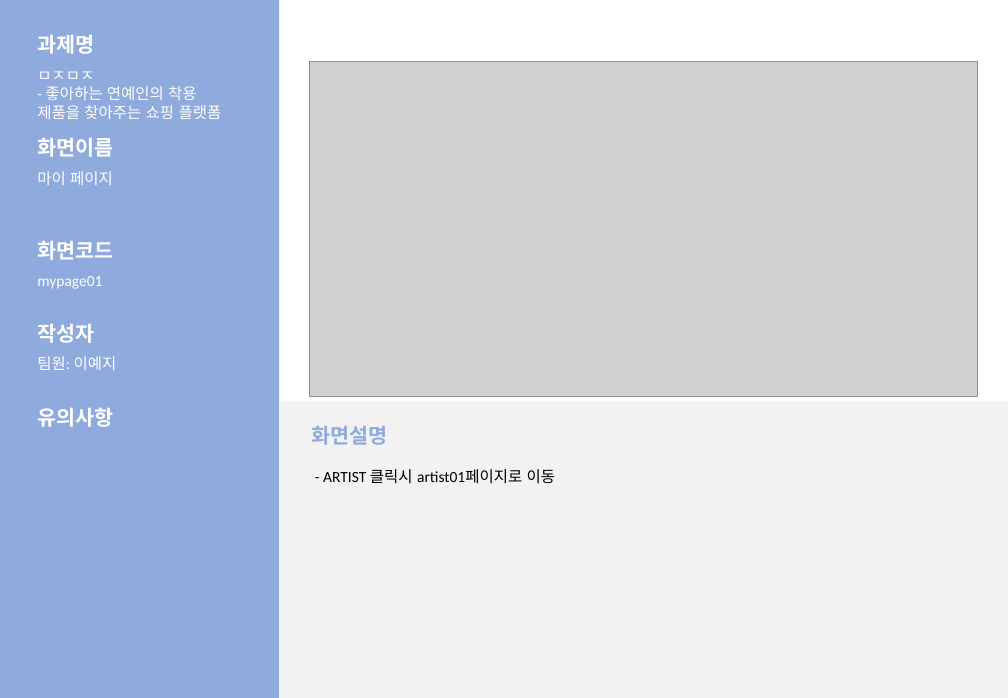
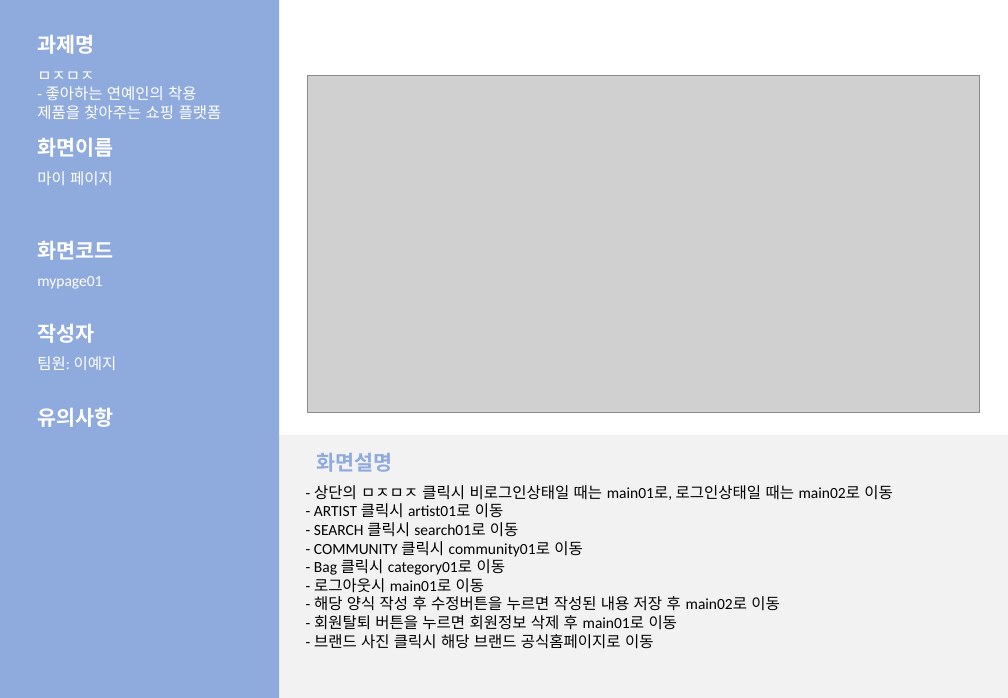
Before and after one commit to LeticiaKang/Project_Idol-Fandom-WebPlaform, a slide deck: slide 15 of 산출문서/화면설계서/화면설계서_서식(1조. HappyVirus).pptx. Drawn at 1008x698 pixels with LibreOffice and Linux fonts; fonts in the diff are those of the drawing; grey boxes stand for pictures. Boxes give left, top, right and bottom in pixels: in the first picture for what was removed or moved away, otherwise in the second. Text is boxed around its words. In the diff, an @@ line names an element or a change of style, - is before the commit and + after.

Commit message:
화면설계서
- 완성

```diff
--- a/산출문서/화면설계서/화면설계서_서식(1조. HappyVirus).pptx
+++ b/산출문서/화면설계서/화면설계서_서식(1조. HappyVirus).pptx
@@ picture: place and size @@
-picture at (310,61,978,396)
+picture at (307,75,980,412)
@@ rectangle "- 상단의 ㅁㅈㅁㅈ 클릭시 비로그인상태일 ...": place and size @@
-rectangle "- 상단의 ㅁㅈㅁㅈ 클릭시 비로그인상태일 ..." at (279,400,1008,698)
+rectangle "- 상단의 ㅁㅈㅁㅈ 클릭시 비로그인상태일 ..." at (279,436,1008,698)
@@ text "화면설명": place and size @@
-text "화면설명" at (311,426,387,445)
+text "화면설명" at (316,453,392,472)
@@ text removed at (323,469,555,484) @@
-- ARTIST 클릭시 artist01페이지로 이동
@@ text in rectangle at (314,485,892,649): text added @@
+- 상단의 ㅁㅈㅁㅈ 클릭시 비로그인상태일 때는 main01로, 로그인상태일 때는 main02로 이동
+- ARTIST 클릭시 artist01로 이동
+- SEARCH 클릭시 search01로 이동
+- COMMUNITY 클릭시 community01로 이동
+- Bag 클릭시 category01로 이동
+- 로그아웃시 main01로 이동
+- 해당 양식 작성 후 수정버튼을 누르면 작성된 내용 저장 후 main02로 이동
+- 회원탈퇴 버튼을 누르면 회원정보 삭제 후 main01로 이동
+- 브랜드 사진 클릭시 해당 브랜드 공식홈페이지로 이동
```
Also in this commit, not shown: 13 other slides changed.
